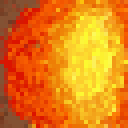
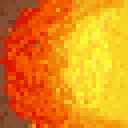
Comparing the layer stacks of the two (128, 128) images. Changes:
painted on "Explosion_Left" over left=68, top=0, right=128, bottom=128
